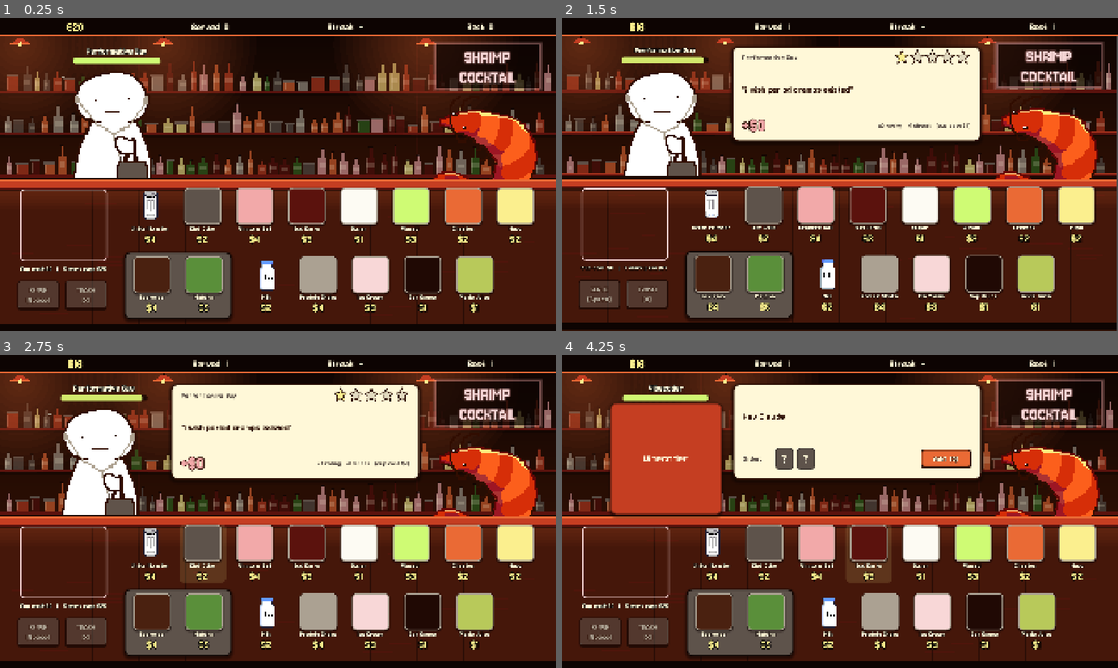
Above: before the commit, frames 1-4 (two rows, left to right).
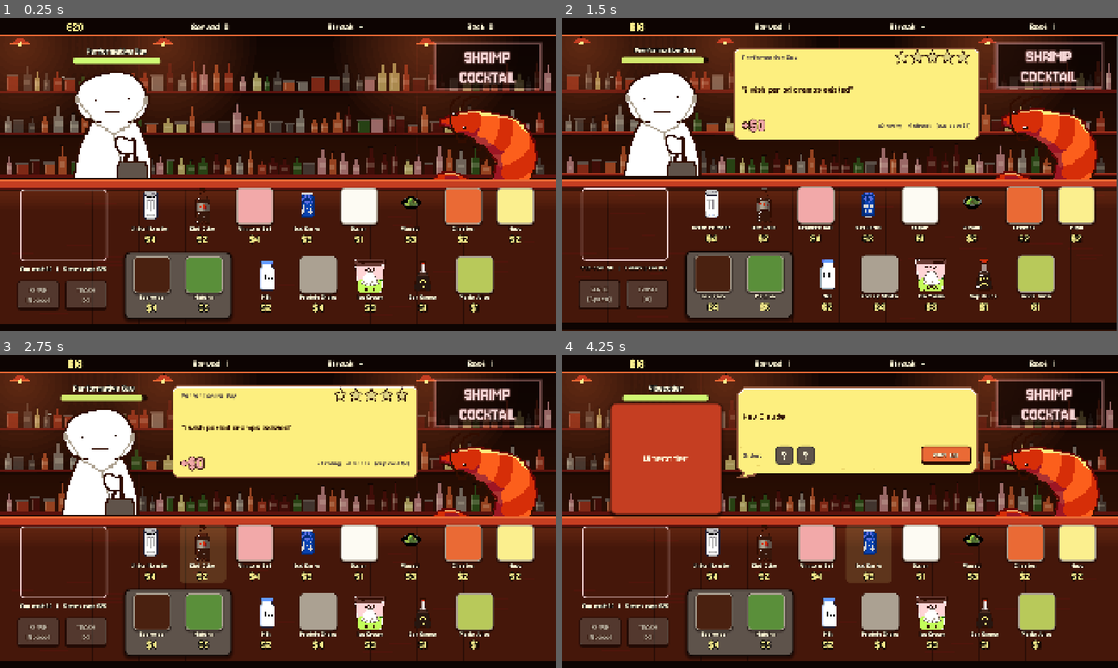
Above: after the commit, the same moments.

Repository: Er1n-jpg/Shrimp-Concoctail
Game: Godot game, scene res://scenes/main.tscn
Two runs of this game, one before a commit and one after it. Both use one fixed random seed, a clock stepped at 60 frames per second and the inputs below.
Inputs:
- Up to frame 1 (0.25 s): no input
- Up to frame 2 (1.5 s): click "White Monster" at 0.5 s; click "SERVE [Space]" at 1.25 s
- Up to frame 3 (2.75 s): click "Diet Coke" at 2 s
- Up to frame 4 (4.25 s): click "Ringtone Ball" at 2.75 s; click "Bud Darks" at 3.5 s

The runs differ from the first frame. In frame 1, 3.3% of the frame differs, in the area x 32-80%, y 54-89%; in frame 2, 16%; in frame 3, 16%; in frame 4, 17%, in the area x 30-80%, y 9-89%.

Commit message:
add bud dark, speech bubbles, soy sauce, and wasabi

Diff:
--- a/scenes/order_bubble.tscn
+++ b/scenes/order_bubble.tscn
@@ -19,6 +19,8 @@
 mouse_filter = 2
 script = ExtResource("2_art")
 art_path = "res://assets/ui/speech_bubble"
+nine_patch_margins = Vector4i(17, 8, 8, 8)
+pixel_scale = 5
 placeholder_color = Color(1.000, 0.973, 0.847, 1)
 placeholder_border_color = Color(0.176, 0.059, 0.016, 1)
 placeholder_border_width = 5
@@ -38,9 +40,9 @@
 
 [node name="TicketTitle" type="Label" parent="."]
 offset_left = 36.0
-offset_top = 218.0
+offset_top = 214.0
 offset_right = 146.0
-offset_bottom = 298.0
+offset_bottom = 278.0
 theme_override_colors/font_color = Color(0.369, 0.325, 0.294, 1)
 theme_override_font_sizes/font_size = 29
 text = "Order:"
@@ -48,16 +50,16 @@
 
 [node name="Ticket" type="HBoxContainer" parent="."]
 offset_left = 146.0
-offset_top = 220.0
+offset_top = 214.0
 offset_right = 640.0
-offset_bottom = 296.0
+offset_bottom = 278.0
 mouse_filter = 2
 theme_override_constants/separation = 10
 
 [node name="AskButton" type="Button" parent="."]
 offset_left = 650.0
-offset_top = 226.0
+offset_top = 214.0
 offset_right = 824.0
-offset_bottom = 292.0
+offset_bottom = 278.0
 theme_override_font_sizes/font_size = 29
 text = "Ask?  [Q]"
--- a/scenes/review_popup.tscn
+++ b/scenes/review_popup.tscn
@@ -19,7 +19,9 @@
 grow_vertical = 2
 mouse_filter = 2
 script = ExtResource("2_art")
-art_path = "res://assets/ui/speech_bubble"
+art_path = "res://assets/ui/review_card"
+nine_patch_margins = Vector4i(5, 5, 5, 5)
+pixel_scale = 5
 placeholder_color = Color(1.000, 0.973, 0.847, 1)
 placeholder_border_color = Color(0.176, 0.059, 0.016, 1)
 placeholder_border_width = 5
--- a/scripts/ui/art_slot.gd
+++ b/scripts/ui/art_slot.gd
@@ -50,12 +50,25 @@
 	set(value):
 		flip_h = value
 		_refresh()
+## 9-slice the image (for boxes/bubbles): border sizes in source pixels as
+## (left, top, right, bottom). Corners stay intact, edges and middle stretch.
+## All zero = off (image is just stretched/fit using `stretch`).
+@export var nine_patch_margins: Vector4i = Vector4i.ZERO:
+	set(value):
+		nine_patch_margins = value
+		_refresh()
+## With 9-slicing on: how many screen pixels per art pixel (keeps pixel art crisp).
+@export_range(1, 16) var pixel_scale: int = 1:
+	set(value):
+		pixel_scale = value
+		_refresh()
 
 ## The loaded image, or null while showing the placeholder.
 var texture: Texture2D
 
 var _built := false
 var _texture_rect: TextureRect
+var _nine_patch: NinePatchRect
 var _placeholder: Panel
 var _label: Label
 
@@ -68,6 +81,12 @@
 	_texture_rect.mouse_filter = MOUSE_FILTER_IGNORE
 	add_child(_texture_rect)
 	_texture_rect.set_anchors_and_offsets_preset(PRESET_FULL_RECT)
+
+	# 9-slice drawn at 1/pixel_scale size, then scaled up so art pixels stay square.
+	_nine_patch = NinePatchRect.new()
+	_nine_patch.mouse_filter = MOUSE_FILTER_IGNORE
+	add_child(_nine_patch)
+	resized.connect(_layout_nine_patch)
 
 	_placeholder = Panel.new()
 	_placeholder.mouse_filter = MOUSE_FILTER_IGNORE
@@ -86,6 +105,14 @@
 	_refresh()
 
 
+func _layout_nine_patch() -> void:
+	if not _built:
+		return
+	_nine_patch.position = Vector2.ZERO
+	_nine_patch.scale = Vector2(pixel_scale, pixel_scale)
+	_nine_patch.size = size / float(pixel_scale)
+
+
 func set_art(path: String, color: Color, text: String = "") -> void:
 	art_path = path
 	placeholder_color = color
@@ -96,10 +123,18 @@
 	if not _built:
 		return
 	texture = Art.load_texture(art_path)
+	var sliced := texture != null and nine_patch_margins != Vector4i.ZERO
 	_texture_rect.texture = texture
 	_texture_rect.stretch_mode = stretch
 	_texture_rect.flip_h = flip_h
-	_texture_rect.visible = texture != null
+	_texture_rect.visible = texture != null and not sliced
+	_nine_patch.texture = texture
+	_nine_patch.patch_margin_left = nine_patch_margins.x
+	_nine_patch.patch_margin_top = nine_patch_margins.y
+	_nine_patch.patch_margin_right = nine_patch_margins.z
+	_nine_patch.patch_margin_bottom = nine_patch_margins.w
+	_nine_patch.visible = sliced
+	_layout_nine_patch()
 	_placeholder.visible = texture == null
 	if texture != null:
 		return
--- a/scripts/ui/customer_view.gd
+++ b/scripts/ui/customer_view.gd
@@ -79,6 +79,8 @@
 	if mood != "" and Art.load_texture(Art.customer(data.id, mood)) != null:
 		_portrait.art_path = Art.customer(data.id, mood)
 
+	if stars == 3:
+		return  # neutral: no hop or shake
 	var tween := create_tween()
 	if stars >= 4:
 		tween.tween_property(_portrait, "position:y", _portrait.position.y - 24.0, 0.1)
Binary file added: assets/ingredients/bud_darks.png
Not shown, added: assets/ingredients/bud_darks.png.import
Binary file added: assets/ingredients/diet_coke.png
Not shown, added: assets/ingredients/diet_coke.png.import
Binary file added: assets/ingredients/ice_cream.png
Not shown, added: assets/ingredients/ice_cream.png.import
Binary file added: assets/ingredients/soy_sauce.png
Not shown, added: assets/ingredients/soy_sauce.png.import
Binary file added: assets/ingredients/wasabi.png
Not shown, added: assets/ingredients/wasabi.png.import
Binary file added: assets/ui/review_card.png
Not shown, added: assets/ui/review_card.png.import
(and 2 more such lines)
